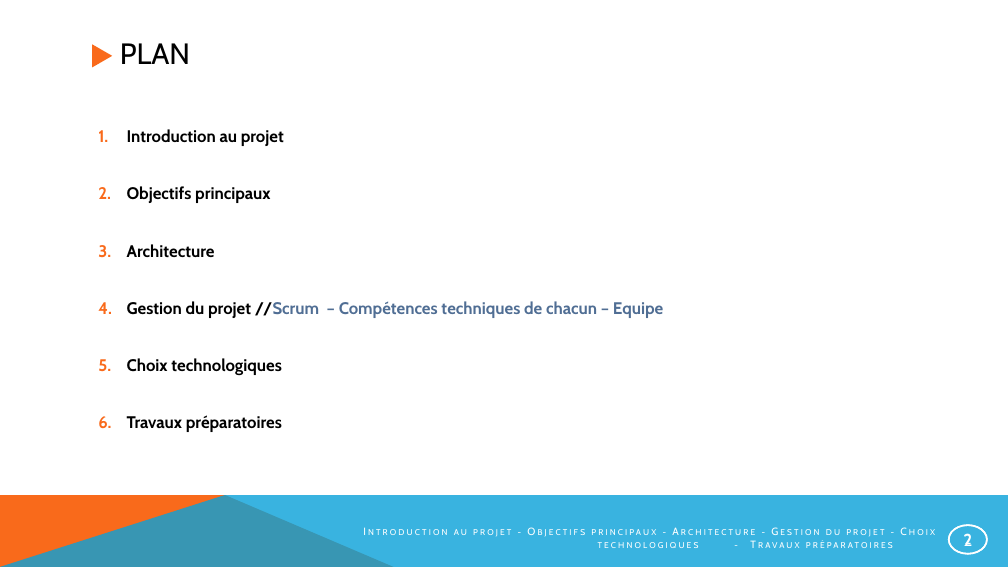
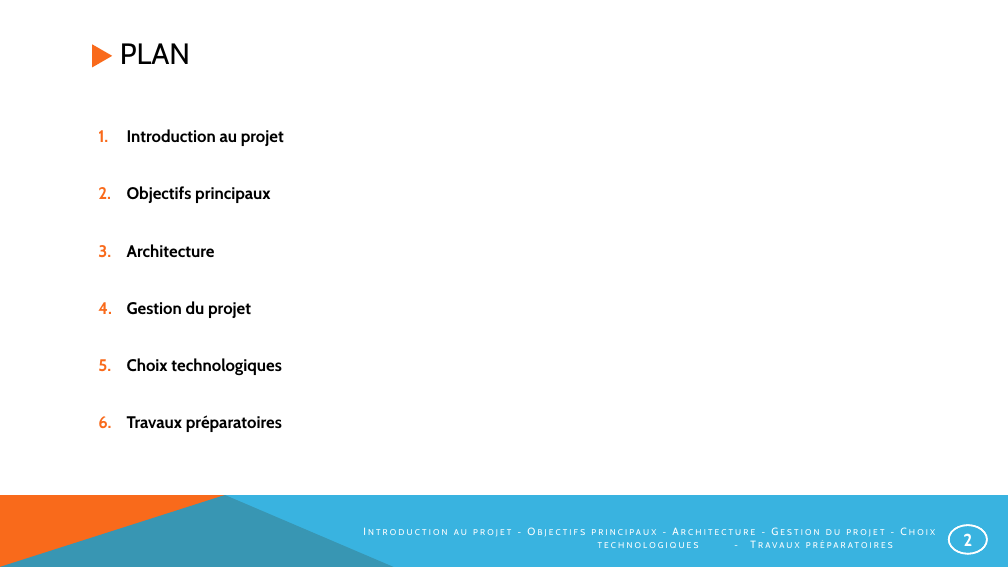
Before and after one commit to NotAVeryIntelligentSystem/NARVIS, a slide deck: slide 2 of Presentation/PrésentationNarvis_2.pptx. Drawn at 1008x567 pixels with LibreOffice and Linux fonts; fonts in the diff are those of the drawing. Boxes give left, top, right and bottom in pixels: in the first picture for what was removed or moved away, otherwise in the second. Text is boxed around its words. In the diff, an @@ line names an element or a change of style, - is before the commit and + after.

Commit message:
Mise à jour de la Présentation. Modification des User Stories +  Intégration du schéma InputOutput + Ajout d'images + Modification de la partie Gestion de Projet.

```diff
--- a/Presentation/PrésentationNarvis_2.pptx
+++ b/Presentation/PrésentationNarvis_2.pptx
@@ text at (x1=127, y1=301, x2=251, y2=318): text changed; text colour #506E94 to #000000 @@
-4. Gestion du projet //Scrum – Compétences techniques de chacun – Equipe
+4. Gestion du projet
```
Also in this commit, not shown: 9 other slides changed, 1 slide added, 2 slides removed.
